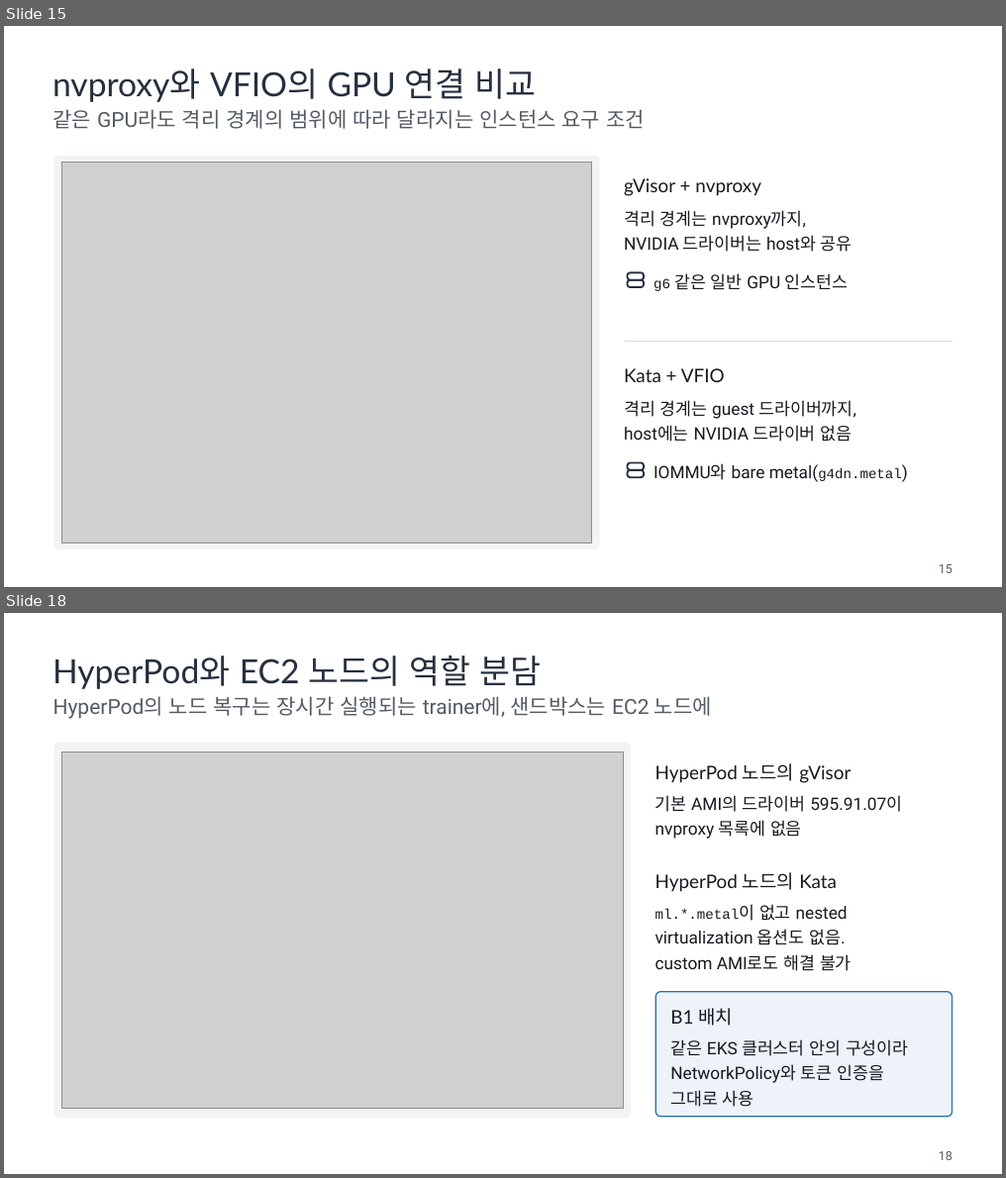
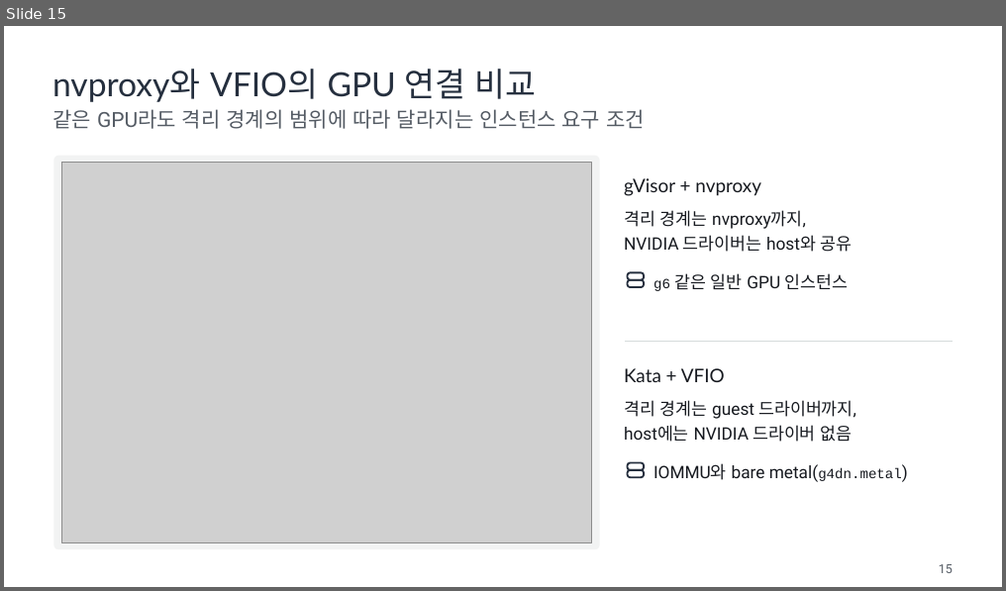
Before and after one commit to daekeun-ml/gpu-sandbox-on-aws, a slide deck: slides/gpu-sandbox-theory.pptx. Shown one above the other, each under a label of ours: slides 15 and 18 before the commit, slide 15 after it; the slides between them are not shown. The pictures are 1006x1178 and 1006x591 pixels, drawn with LibreOffice and Linux fonts; fonts in the diff are those of the drawing; grey boxes stand for pictures. Boxes give left, top, right and bottom in pixels: in the first picture for what was removed or moved away, otherwise in the second. Text is boxed around its words. In the diff, an @@ line names an element or a change of style, - is before the commit and + after.

Commit message:
Align the B2 architecture, hands-on guides and theory deck with the HyperPod run

```diff
--- a/slides/gpu-sandbox-theory.pptx
+++ b/slides/gpu-sandbox-theory.pptx
@@ slide 18 removed at [4, 613, 1002, 1174], background #FFFFFF @@
@@ text removed at [53, 656, 542, 689] @@
-HyperPod와 EC2 노드의 역할 분담
@@ text removed at [54, 696, 712, 719] @@
-HyperPod의 노드 복구는 장시간 실행되는 trainer에, 샌드박스는 EC2 노드에
@@ rounded rectangle removed at [54, 743, 632, 1118] @@
@@ picture removed at [61, 753, 623, 1109] @@
@@ text removed at [655, 763, 850, 783] @@
-HyperPod 노드의 gVisor
@@ text removed at [655, 795, 902, 812] @@
-기본 AMI의 드라이버 595.91.07이
@@ text removed at [655, 820, 802, 839] @@
-nvproxy 목록에 없음
@@ group removed at [655, 872, 851, 971]: 4 texts @@
-HyperPod 노드의 Kata
-ml.*.metal이 없고 nested
-virtualization 옵션도 없음.
-custom AMI로도 해결 불가
@@ group removed at [656, 992, 952, 1117]: 4 texts, 1 rounded rectangle @@
-B1 배치
-같은 EKS 클러스터 안의 구성이라
-NetworkPolicy와 토큰 인증을
-그대로 사용
@@ text removed at [939, 1152, 952, 1160] @@
-18
```
Also in this commit, not shown: 16 slides changed, 5 slides added, 3 other slides removed, 49 other files.
